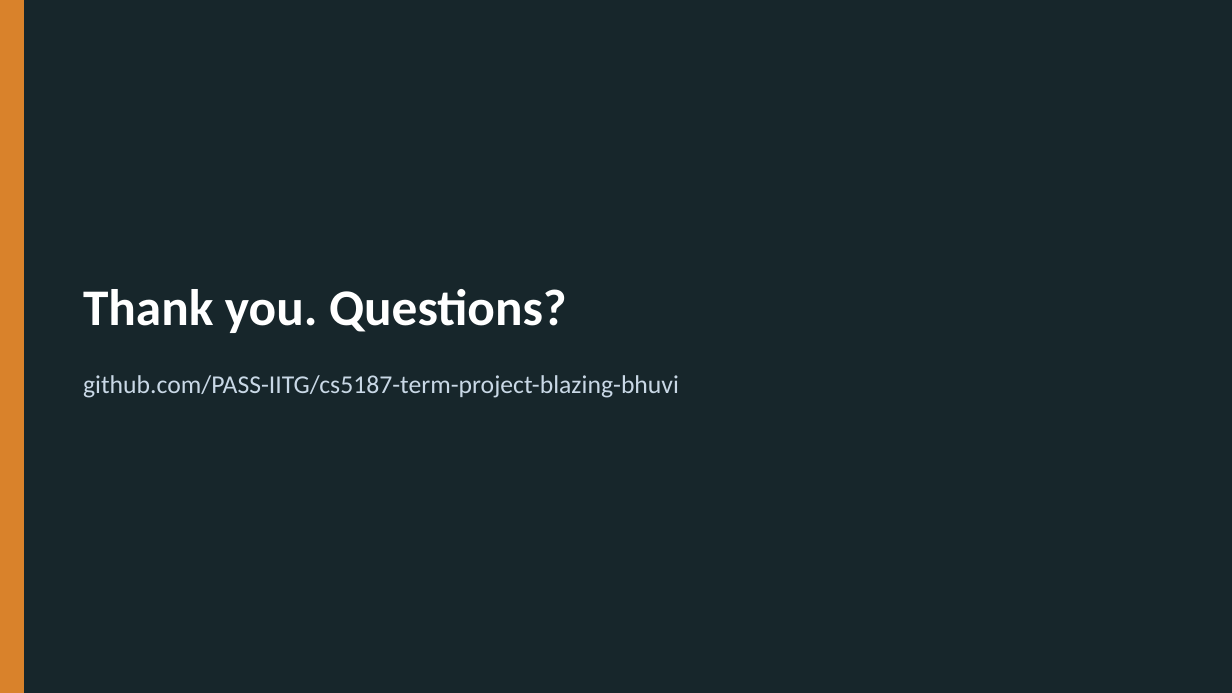
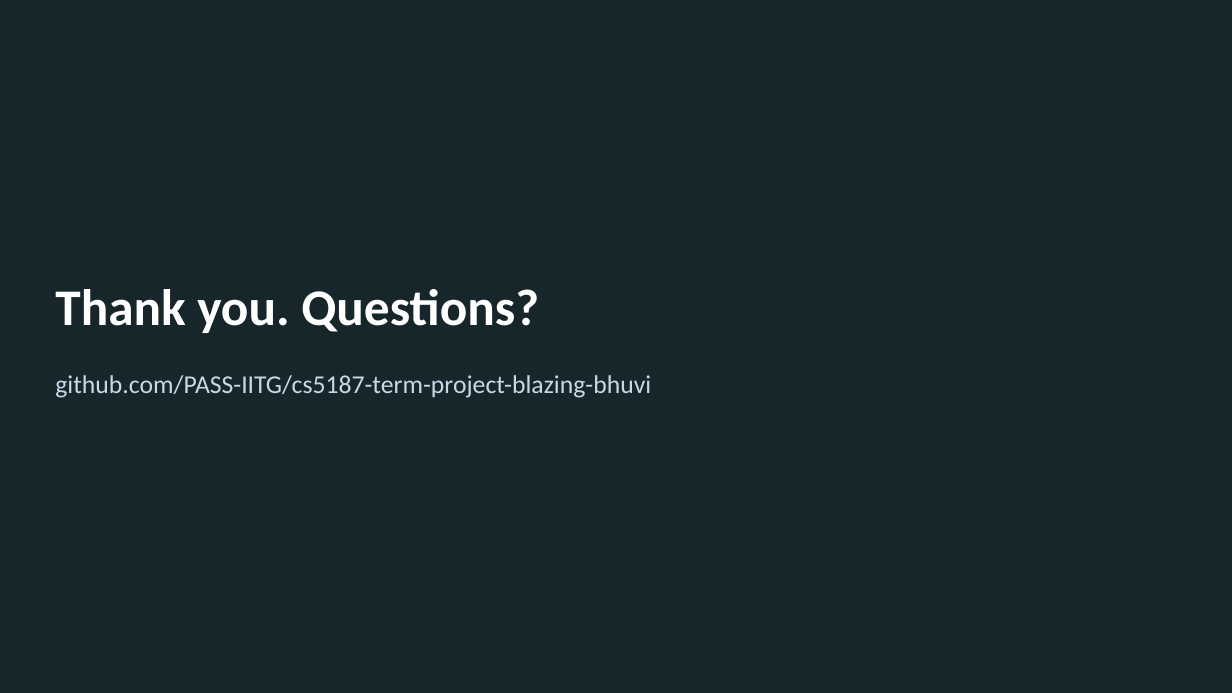
Before and after one commit to v28k/cs5187-term-project, a slide deck: slide 19 of docs/meeting2/deck/progress_meeting2.pptx (slide 23 before the commit). Drawn at 1232x693 pixels with LibreOffice and Linux fonts; fonts in the diff are those of the drawing. Boxes give left, top, right and bottom in pixels: in the first picture for what was removed or moved away, otherwise in the second. Text is boxed around its words. In the diff, an @@ line names an element or a change of style, - is before the commit and + after.

```diff
--- a/docs/meeting2/deck/progress_meeting2.pptx
+++ b/docs/meeting2/deck/progress_meeting2.pptx
@@ rectangle removed at (x1=0, y1=0, x2=23, y2=693) @@
@@ text "Thank you. Questions?" moved from (x1=83, y1=289, x2=567, y2=333) to (x1=55, y1=289, x2=539, y2=333) @@
@@ text "github.com/PASS-IITG/cs5187-term-project-blazing-bhuvi" moved from (x1=83, y1=375, x2=679, y2=398) to (x1=55, y1=375, x2=651, y2=398) @@
```
Also in this commit, not shown: 8 other slides changed, 10 slides added, 14 slides removed, 6 other files.
